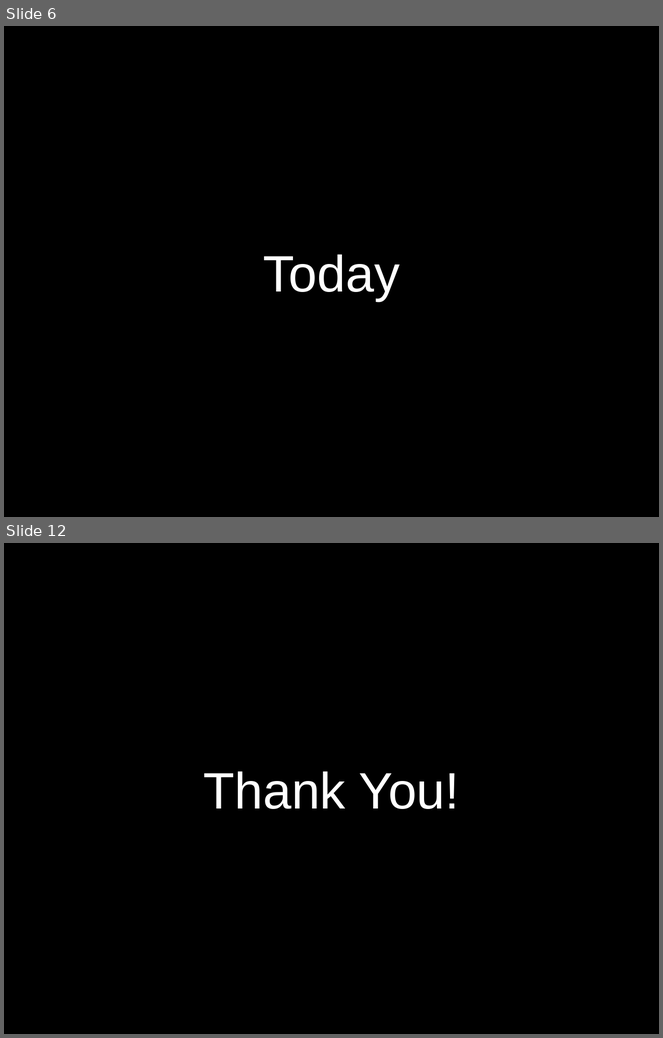
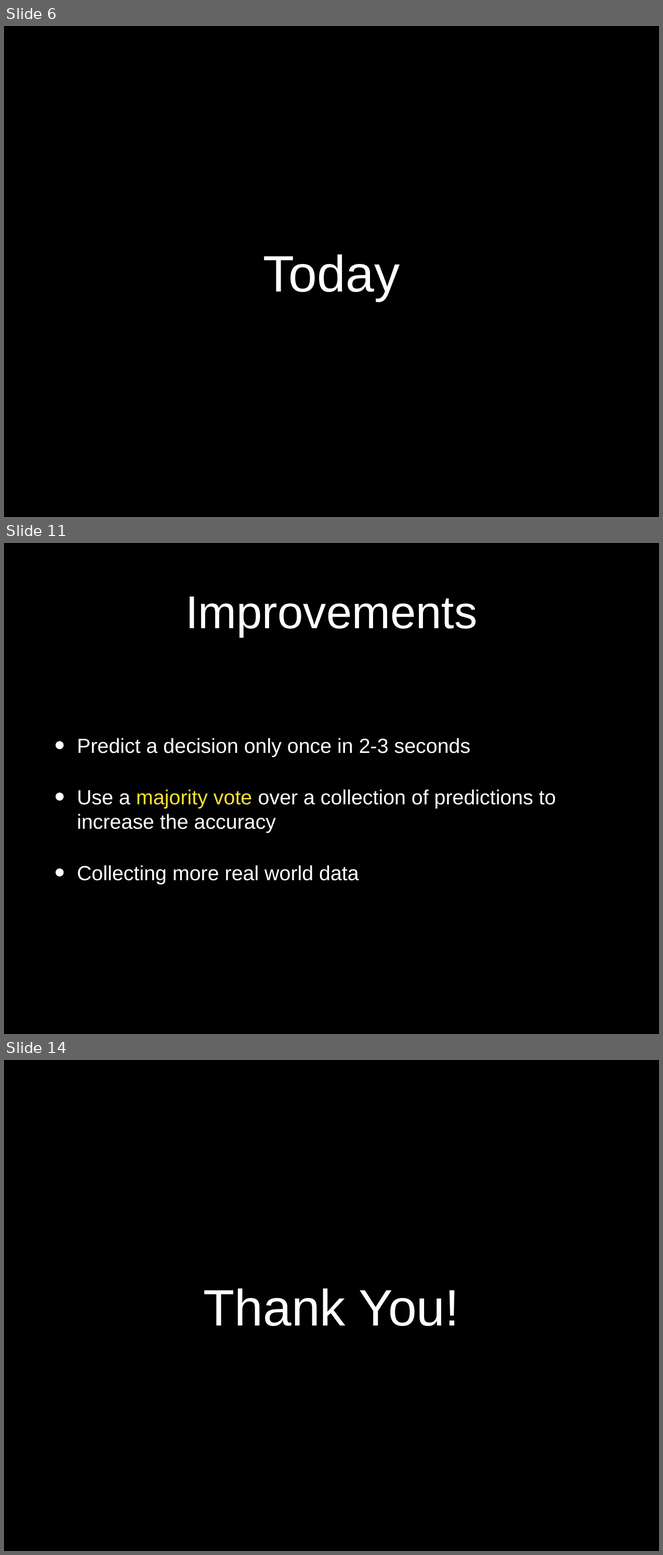
Before and after one commit to idocal/motionsense, a slide deck: presentations/Presentation3.pptx. Shown one above the other, each under a label of ours: slides 6 and 12 before the commit, slides 6, 11 and 14 after it; the slides between them are not shown. The pictures are 663x1038 and 663x1555 pixels, drawn with LibreOffice and Linux fonts; fonts in the diff are those of the drawing; background and template pictures are left out. Boxes give left, top, right and bottom in pixels: in the first picture for what was removed or moved away, otherwise in the second. Text is boxed around its words. In the diff, an @@ line names an element or a change of style, - is before the commit and + after.

```diff
--- a/presentations/Presentation3.pptx
+++ b/presentations/Presentation3.pptx
@@ slide 11 added at <box>4,543,659,1034</box>, background #000000 @@
@@ title added at <box>185,597,477,637</box>, 72 pt, text #FFFFFF @@
+Improvements
@@ text added at <box>77,738,556,885</box>, 32 pt, text #FFFFFF @@
+• Predict a decision only once in 2-3 seconds
+• Use a majority vote over a collection of predictions to increase the accuracy
+• Collecting more real world data
@@ what was slide 12 is now slide 14 @@
```
Also in this commit, not shown: 5 slides changed, 2 other slides added, 1 slide removed, 1 other file.
